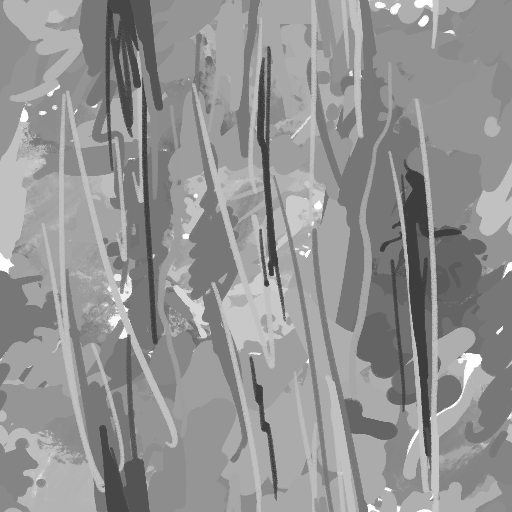
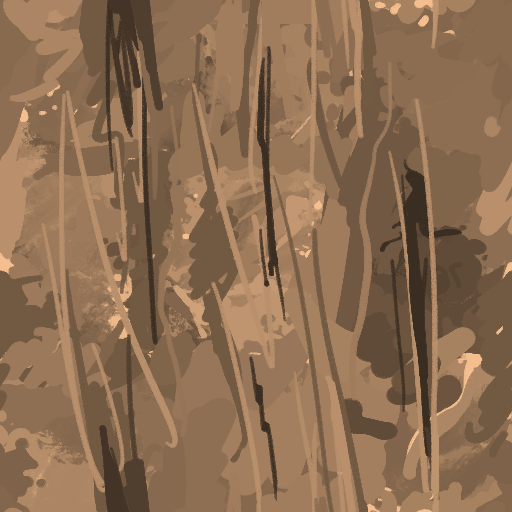
Revision of a layered 512×512 image; what changed, layer by layer:
added layer "Fond 1" (hard light) above "Calque 1" over 0, 0, 512, 512
